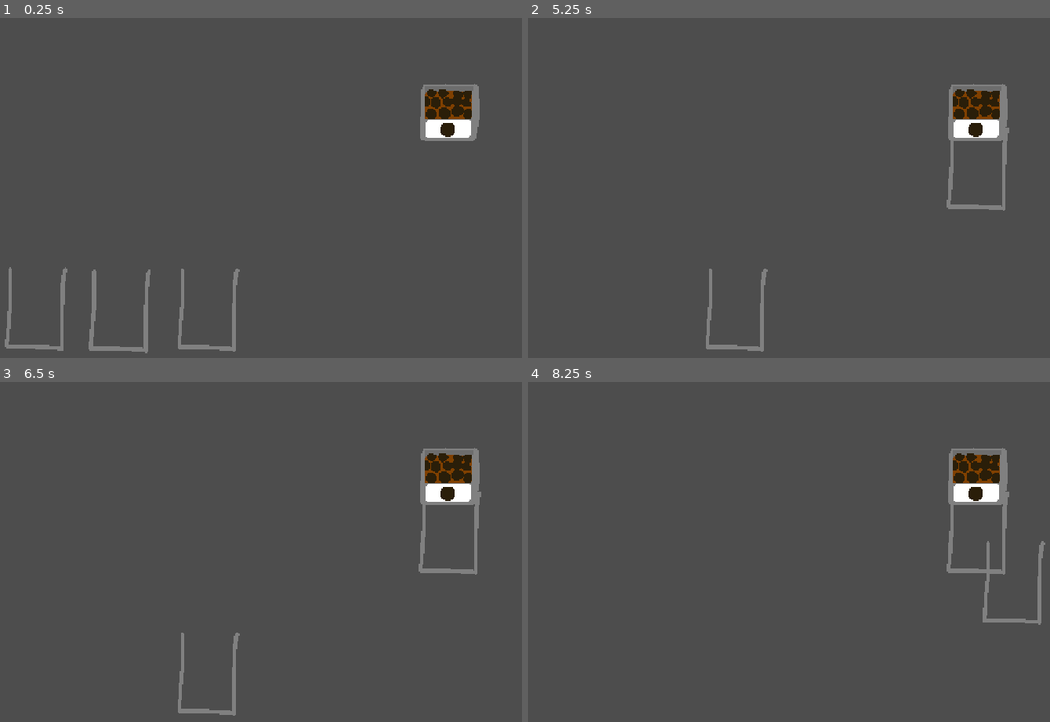
Above: before the commit, frames 1-4 (two rows, left to right).
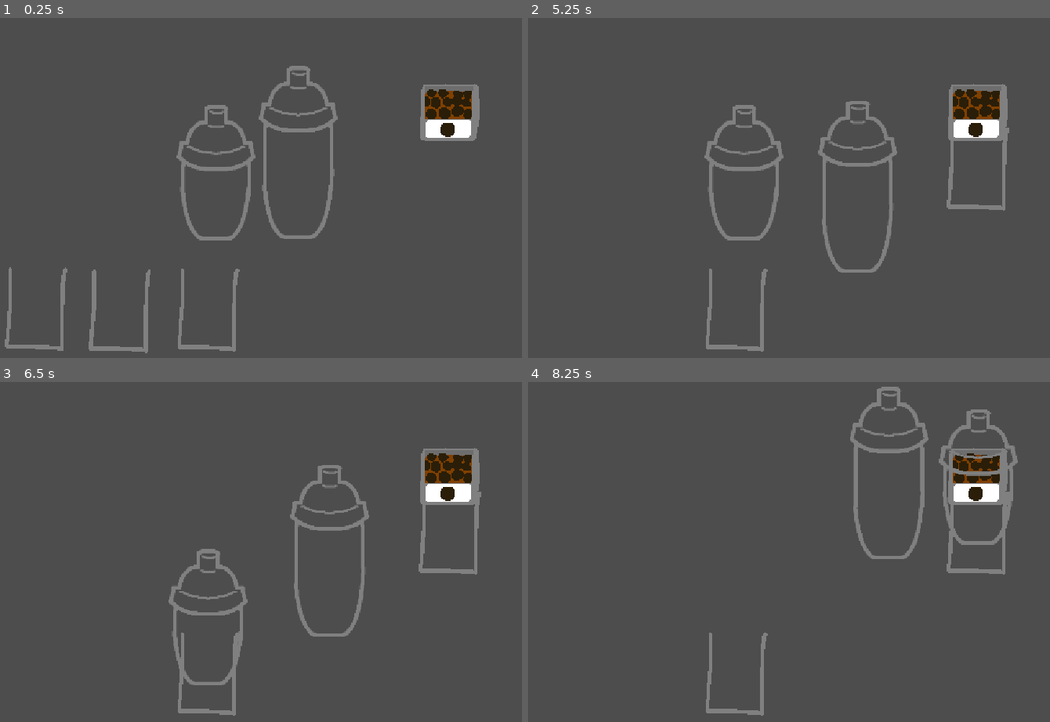
Above: after the commit, the same moments.

Repository: kimypham/bobatea
Game: Godot game, scene res://main.tscn
Two runs of this game, one before a commit and one after it. Both use one fixed random seed, a clock stepped at 60 frames per second and the inputs below.
Inputs (mouse positions are in pixels of both pictures, inside the frame that each line leads up to):
- Up to frame 1 (0.25 s): no input
- Up to frame 2 (5.25 s): tap Enter at 0.5, 2, 3.5 s; drag from (564, 252) to (976, 113) at 0.52 s; tap Space at 1.25, 2.75, 4.25 s; drag from (648, 256) to (976, 113) at 1.27 s; move the mouse to (736, 252) at 2.02 s; click (736, 252) at 2.17 s; drag from (794, 256) to (976, 113) at 2.77 s; move the mouse to (1013, 239) at 3.52 s; click (1013, 239) at 3.67 s; drag from (637, 133) to (976, 113) at 4.27 s; move the mouse to (856, 188) at 5.02 s; click (856, 188) at 5.17 s
- Up to frame 3 (6.5 s): drag from (203, 463) to (208, 616) at 5.77 s
- Up to frame 4 (8.25 s): move the mouse to (961, 531) at 6.52 s; click (961, 531) at 6.67 s; drag from (700, 569) to (976, 477) at 7.27 s; move the mouse to (888, 473) at 8.02 s; click (888, 473) at 8.17 s

The runs differ from the first frame. In frame 1, 2.3% of the frame differs, in the area x 33-65%, y 14-66%; in frame 2, 2.2%; in frame 3, 2.2%; in frame 4, 3.1%, in the area x 34-100%, y 1-99%.

Commit message:
add draggable medium and large shakers

Diff:
--- a/cup.tscn
+++ b/cup.tscn
@@ -5,7 +5,7 @@
 [ext_resource type="Script" uid="uid://vha74w1et0b0" path="res://hitbox.gd" id="3_q1s7v"]
 
 [sub_resource type="RectangleShape2D" id="RectangleShape2D_hxhe5"]
-size = Vector2(133, 368)
+size = Vector2(133, 235)
 
 [node name="Cup" type="Node2D"]
 script = ExtResource("1_358bg")
@@ -19,7 +19,7 @@
 script = ExtResource("3_q1s7v")
 
 [node name="CupHitbox" type="CollisionShape2D" parent="Hitbox"]
-position = Vector2(0, -69.5)
+position = Vector2(0, -3)
 shape = SubResource("RectangleShape2D_hxhe5")
 
 [connection signal="clicked" from="Hitbox" to="EmptyCupSprite" method="_on_hitbox_clicked"]
--- a/main.tscn
+++ b/main.tscn
@@ -1,8 +1,9 @@
-[gd_scene load_steps=5 format=3 uid="uid://dneyoanlmecqq"]
+[gd_scene load_steps=6 format=3 uid="uid://dneyoanlmecqq"]
 
 [ext_resource type="PackedScene" uid="uid://vlmr0j1ad5u8" path="res://cup.tscn" id="1_ig7tw"]
 [ext_resource type="PackedScene" uid="uid://c4wqtd8g2jel5" path="res://container.tscn" id="2_0xm2m"]
 [ext_resource type="Script" uid="uid://dlsj4u6utq02v" path="res://tool_manager.gd" id="4_1bvp3"]
+[ext_resource type="PackedScene" uid="uid://clg65vd208ch1" path="res://shaker.tscn" id="5_272bh"]
 [ext_resource type="PackedScene" uid="uid://jkmymv51iir3" path="res://scoop_home.tscn" id="5_lquwl"]
 
 [node name="Main" type="Node"]
@@ -25,3 +26,10 @@
 [node name="ScoopHome" parent="." instance=ExtResource("5_lquwl")]
 visible = false
 position = Vector2(885, 303)
+
+[node name="Shaker" parent="." instance=ExtResource("5_272bh")]
+position = Vector2(425, 298)
+
+[node name="Shaker2" parent="." instance=ExtResource("5_272bh")]
+position = Vector2(576, 261)
+cup_size = "large"
--- /dev/null
+++ b/shaker.gd
@@ -0,0 +1,42 @@
+extends Node2D
+
+@onready var sprite = $ShakerSprite
+@onready var hitbox = $Hitbox
+@onready var hitbox_shape = $Hitbox/ShakerHitbox
+
+@export var cup_size: String = "regular"
+
+const hitbox_size_medium: Vector2 = Vector2(145, 360)
+const hitbox_position_medium: Vector2 = Vector2(0, -50)
+
+const hitbox_size_large: Vector2 = Vector2(145, 370)
+const hitbox_psotion_large: Vector2 = Vector2(0, -25)
+const shaker_large_texture = preload("res://art/shaker-large.png")
+
+const mouse_offset = Vector2.ZERO
+var is_dragging = false
+
+func _ready():
+	var shape = hitbox_shape.shape.duplicate()
+	hitbox_shape.shape = shape
+	match cup_size:
+		"regular":
+			shape.size = hitbox_size_medium
+			hitbox_shape.position = hitbox_position_medium
+		"large":
+			shape.size = hitbox_size_large
+			hitbox_shape.position = hitbox_psotion_large
+
+			sprite.texture = shaker_large_texture
+
+func _process(delta):
+	if is_dragging:
+		global_position = get_global_mouse_position() - mouse_offset
+
+func _on_hitbox_clicked() -> void:
+	is_dragging = true
+
+func _unhandled_input(event):
+	if event is InputEventMouseButton and event.button_index == MOUSE_BUTTON_LEFT and not event.pressed:
+		if is_dragging:
+			is_dragging = false
--- /dev/null
+++ b/shaker.tscn
@@ -0,0 +1,23 @@
+[gd_scene load_steps=5 format=3 uid="uid://clg65vd208ch1"]
+
+[ext_resource type="Script" uid="uid://dbu0h1tfhla21" path="res://shaker.gd" id="1_dkk0w"]
+[ext_resource type="Texture2D" uid="uid://pyam43rmmigv" path="res://art/shaker-small.png" id="1_tqtt2"]
+[ext_resource type="Script" uid="uid://vha74w1et0b0" path="res://hitbox.gd" id="2_kwwks"]
+
+[sub_resource type="RectangleShape2D" id="RectangleShape2D_dkk0w"]
+size = Vector2(149.5, 368)
+
+[node name="Shaker" type="Node2D"]
+script = ExtResource("1_dkk0w")
+
+[node name="ShakerSprite" type="Sprite2D" parent="."]
+texture = ExtResource("1_tqtt2")
+
+[node name="Hitbox" type="Area2D" parent="."]
+script = ExtResource("2_kwwks")
+
+[node name="ShakerHitbox" type="CollisionShape2D" parent="Hitbox"]
+position = Vector2(0.25, -59)
+shape = SubResource("RectangleShape2D_dkk0w")
+
+[connection signal="clicked" from="Hitbox" to="." method="_on_hitbox_clicked"]
Binary file changed: art/boba-drawings.png
Binary file added: art/shaker-large.png
Not shown, added: art/shaker-large.png.import
Binary file added: art/shaker-small.png
Not shown, added: art/shaker-small.png.import
Not shown, added: shaker.gd.uid
